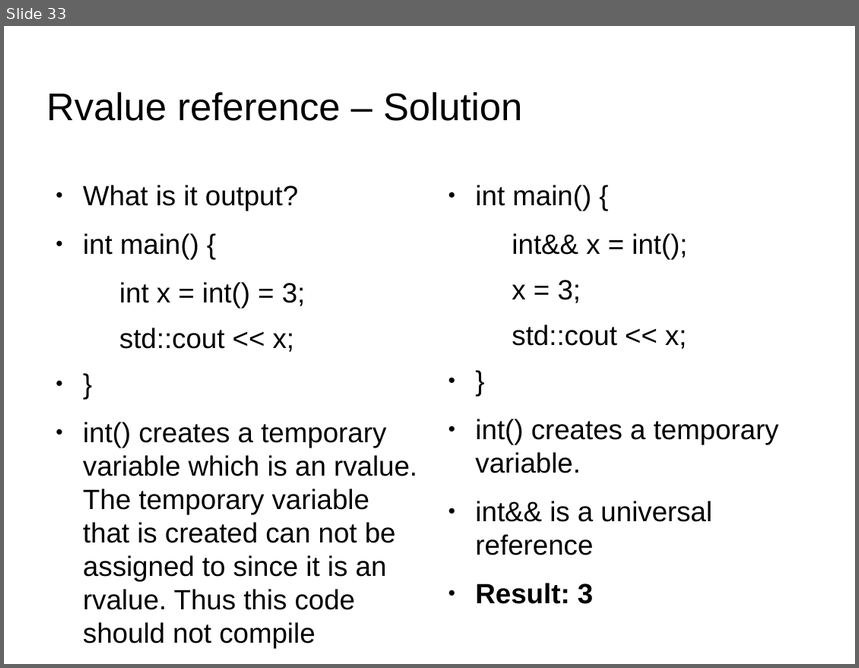
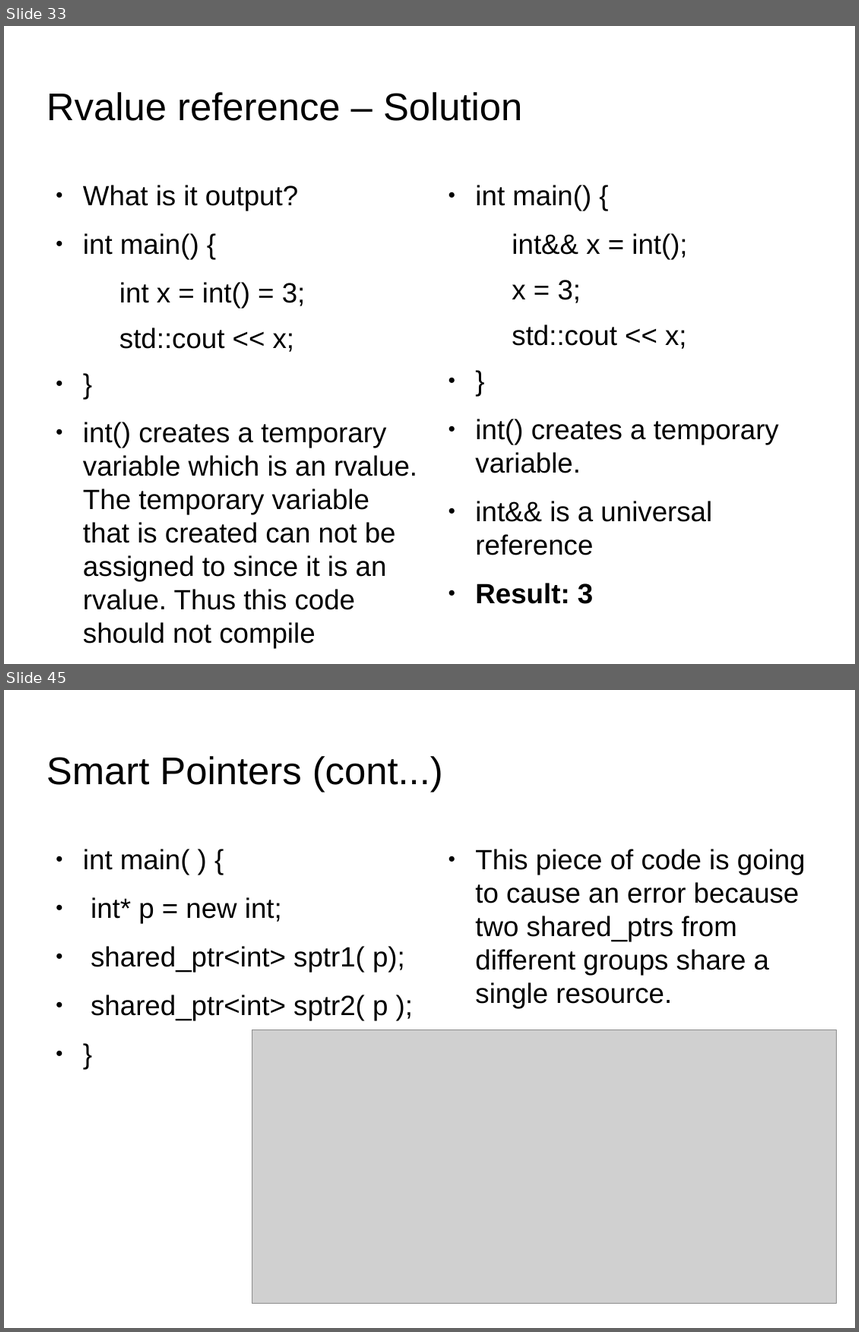
Before and after one commit to kks32/cpp-software-development, a slide deck: Ex22_C++_Quiz/Ex22_C++_Quiz.odp. Shown one above the other, each under a label of ours: slide 33 before the commit, slides 33 and 45 after it; the slides between them are not shown. The pictures are 859x668 and 859x1332 pixels, drawn with LibreOffice and Linux fonts; fonts in the diff are those of the drawing; grey boxes stand for pictures; background and template pictures are left out. Boxes give left, top, right and bottom in pixels: in the first picture for what was removed or moved away, otherwise in the second. Text is boxed around its words. In the diff, an @@ line names an element or a change of style, - is before the commit and + after.

```diff
--- a/Ex22_C++_Quiz/Ex22_C++_Quiz.odp
+++ b/Ex22_C++_Quiz/Ex22_C++_Quiz.odp
@@ slide 45 added at [4,690,855,1328], background picture (left out) @@
@@ title added at [47,756,443,792], 36 pt, text #000000 @@
+Smart Pointers (cont...)
@@ text added at [83,849,405,1021], 26 pt, text #000000 @@
+● int main( ) {
+● int* p = new int;
+● shared_ptr<int> sptr1( p);
+● shared_ptr<int> sptr2( p );
+● }
@@ text added at [475,849,806,1009], 26 pt, text #000000 @@
+● This piece of code is going to cause an error because two shared_ptrs from different groups share a single resource.
@@ picture added at [252,1030,837,1304] @@
```
Also in this commit, not shown: 1 slide changed, 14 other slides added, 2 other files.
